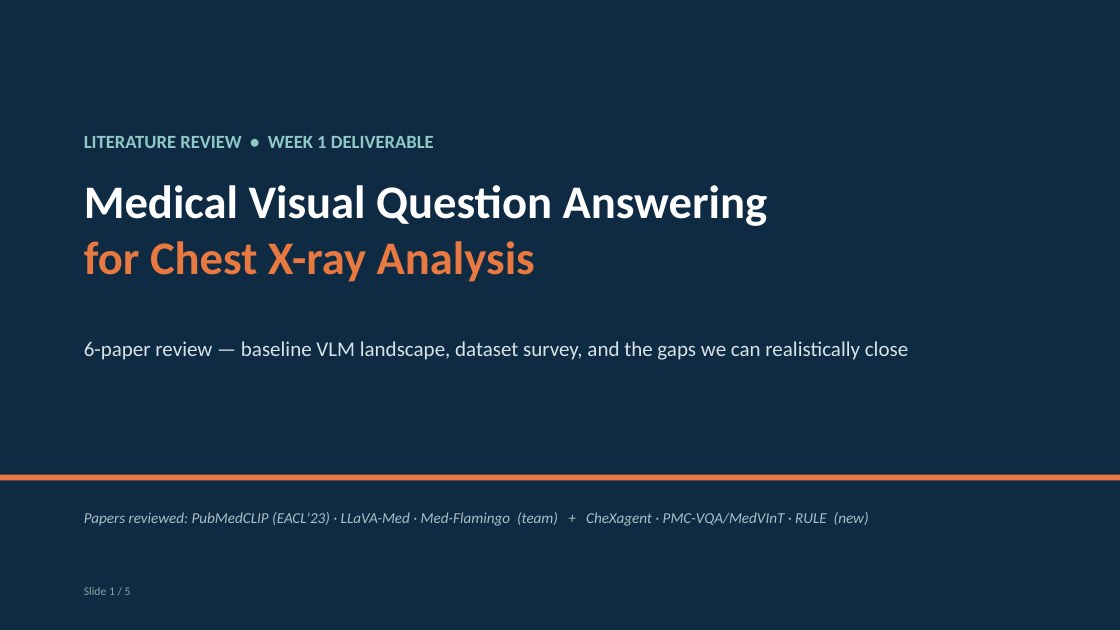
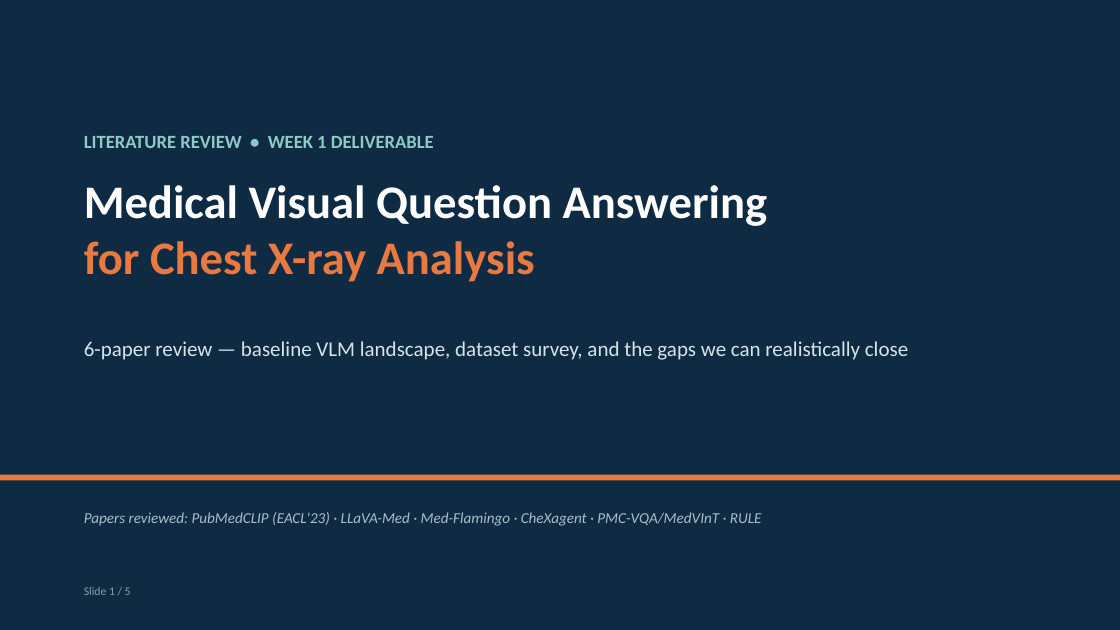
Before and after one commit to Ankritjarngal/medvqa-cxr-chexagent, a slide deck: slide 1 of slides/Medical_VQA_CXR_Literature_Review.pptx. Drawn at 1120x630 pixels with LibreOffice and Linux fonts; fonts in the diff are those of the drawing. Boxes give left, top, right and bottom in pixels: in the first picture for what was removed or moved away, otherwise in the second. Text is boxed around its words. In the diff, an @@ line names an element or a change of style, - is before the commit and + after.

```diff
--- a/slides/Medical_VQA_CXR_Literature_Review.pptx
+++ b/slides/Medical_VQA_CXR_Literature_Review.pptx
@@ text at (x1=84, y1=512, x2=762, y2=526): text changed @@
-Papers reviewed: PubMedCLIP (EACL'23) · LLaVA-Med · Med-Flamingo (team) + CheXagent · PMC-VQA/MedVInT · RULE (new)
+Papers reviewed: PubMedCLIP (EACL'23) · LLaVA-Med · Med-Flamingo · CheXagent · PMC-VQA/MedVInT · RULE
```
Also in this commit, not shown: 2 other slides changed, 1 other file.
